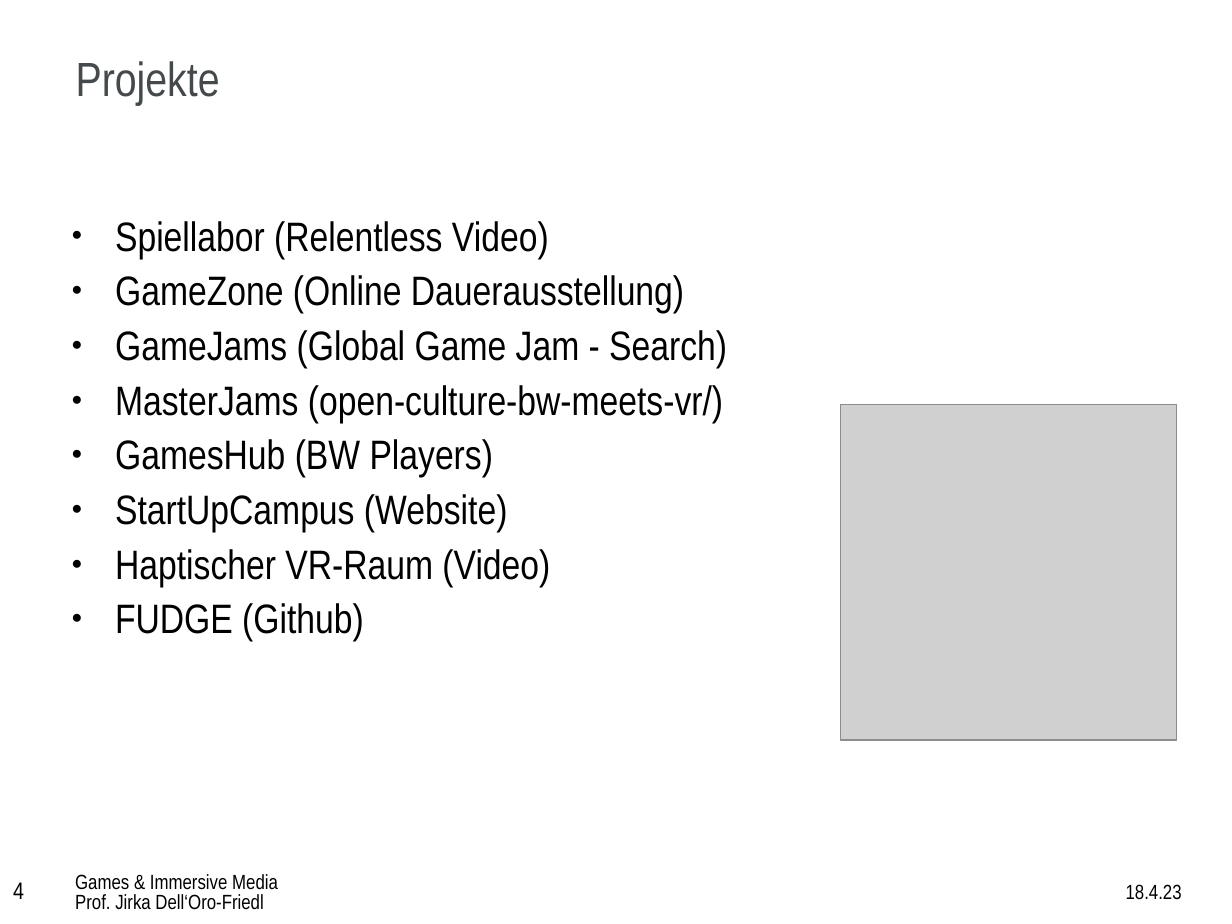
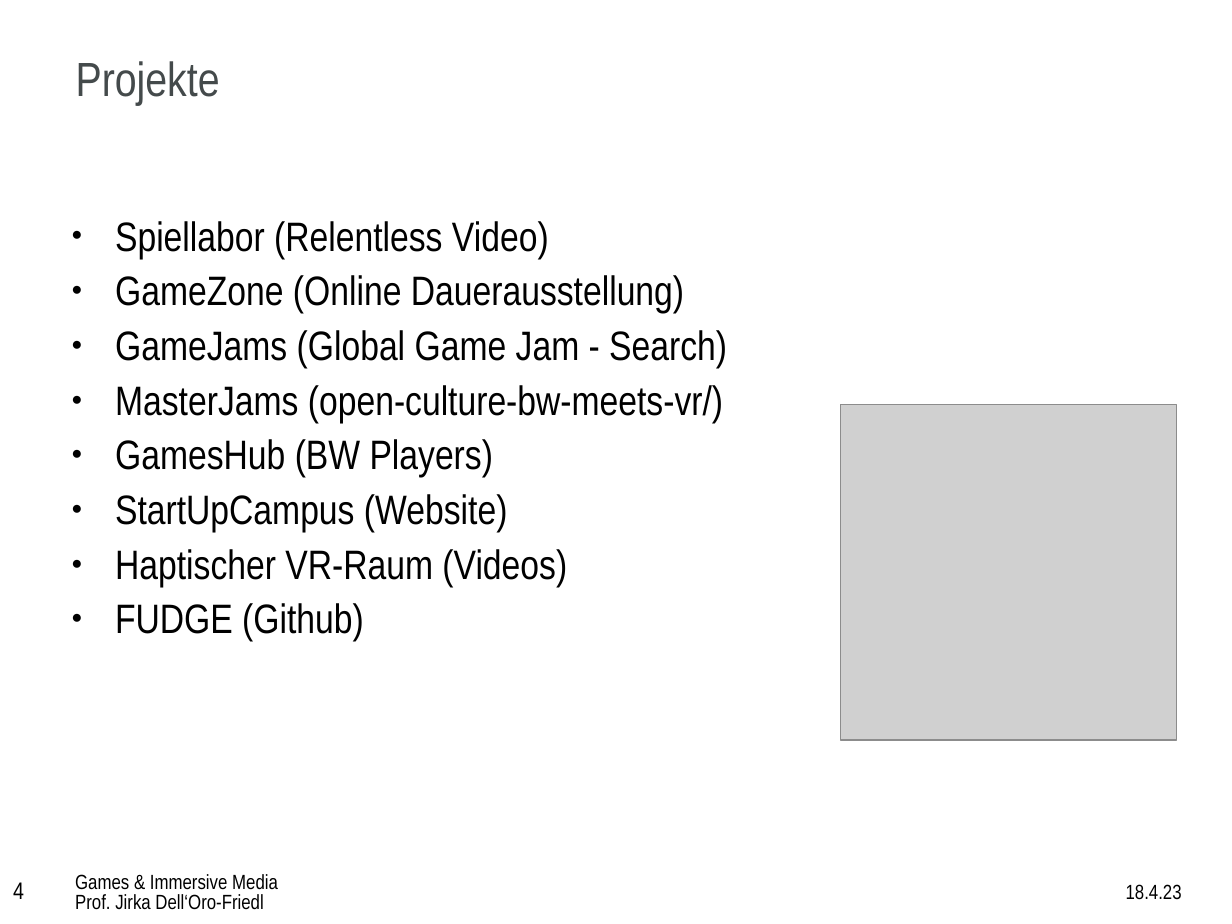
Before and after one commit to JirkaDellOro/JirkaDellOro.github.io, a slide deck: slide 4 of Prof/Vorträge/Games&ImmersiveMedia/Games&ImmersiveMedia.odp. Drawn at 1232x924 pixels with LibreOffice and Linux fonts; fonts in the diff are those of the drawing; grey boxes stand for pictures; background and template pictures are left out. Boxes give left, top, right and bottom in pixels: in the first picture for what was removed or moved away, otherwise in the second. Text is boxed around its words. In the diff, an @@ line names an element or a change of style, - is before the commit and + after.

```diff
--- a/Prof/Vorträge/Games&ImmersiveMedia/Games&ImmersiveMedia.odp
+++ b/Prof/Vorträge/Games&ImmersiveMedia/Games&ImmersiveMedia.odp
@@ text at bbox=[115, 549, 567, 586]: text changed @@
-● Haptischer VR-Raum (Video)
+● Haptischer VR-Raum (Videos)
```
Also in this commit, not shown: 1 other slide changed, 1 other file.
